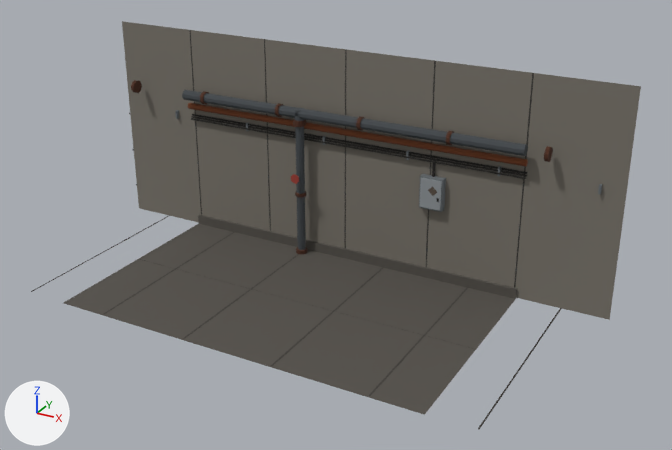
An edit to the glTF model export/shelter_living_concrete_normal_mid.glb, drawn before and after from the same camera.
Rendered twice from a 50 mm lens placed at (5.79, -7.81, 5.88), pointed at (0.57, 1.69, 1.13). Lighting does not change. The marker at lower left points along +X, +Y and +Z. The older version comes first. Vertices at exactly the same position are counted once.

The first picture shows 'shelter_living_concrete_normal_mid'.
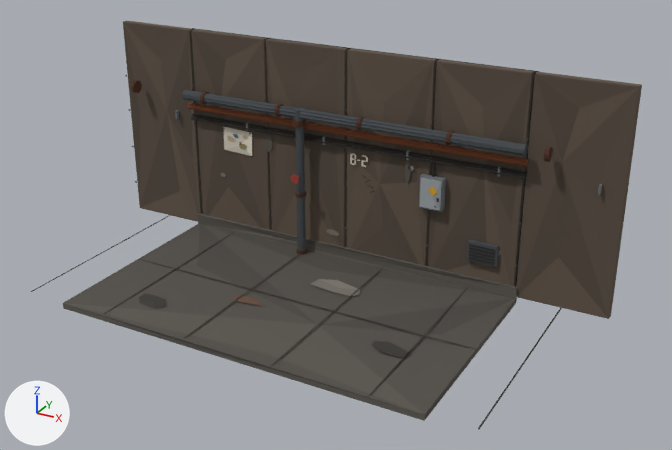
The edits, one by one:
me_shelter_living_concrete_normal_mid is used by ob_shelter_living_concrete_normal_mid; location (0.0, 0.0, 0.0).
me_shelter_living_concrete_normal_mid had 866 vertices, 1484 faces and spanned x -3.85..3.83, y -0.03..3.0, z 0.0..3.05.
me_shelter_living_concrete_normal_mid now has 2088 vertices, 3616 faces and spans x -3.86..3.83, y -0.03..3.12, z -0.08..3.05.
me_shelter_living_concrete_normal_mid part 1: a new loose piece, a box spanning x -2.6..2.6, y 1.49..1.51, z 0.0..0.003, in mat_palette (picture img_palette).
me_shelter_living_concrete_normal_mid part 2: the loose piece of 8 vertices spanning x -3.83..-2.57, y 3.0, z 0.0..3.05 is rebuilt with 63 vertices and now spans x -3.83..-2.58, y 3.0..3.1, z 0.0..3.05.
me_shelter_living_concrete_normal_mid part 3: the loose piece of 8 vertices spanning x -2.55..-1.29, y 3.0, z 0.0..3.05 is rebuilt with 63 vertices and now spans x -2.55..-1.29, y 3.0..3.1, z 0.0..3.05.
me_shelter_living_concrete_normal_mid part 4: the loose piece of 8 vertices spanning x -1.27..-0.01, y 3.0, z 0.0..3.05 is rebuilt with 63 vertices and now spans x -1.26..-0.01, y 3.0..3.1, z 0.0..3.05.
me_shelter_living_concrete_normal_mid part 5: the loose piece of 8 vertices spanning x 0.01..1.27, y 3.0, z 0.0..3.05 is rebuilt with 63 vertices and now spans x 0.01..1.26, y 3.0..3.1, z 0.0..3.05.
me_shelter_living_concrete_normal_mid part 6: the loose piece of 8 vertices spanning x 1.29..2.55, y 3.0, z 0.0..3.05 is rebuilt with 63 vertices and now spans x 1.29..2.55, y 3.0..3.1, z 0.0..3.05.
me_shelter_living_concrete_normal_mid part 7: the loose piece of 8 vertices spanning x 2.57..3.83, y 3.0, z 0.0..3.05 is rebuilt with 63 vertices and now spans x 2.58..3.83, y 3.0..3.1, z 0.0..3.05.
me_shelter_living_concrete_normal_mid part 8: the loose piece of 8 vertices spanning x -2.6..2.6, y 3.0, z 0.0..3.05 is rebuilt with 13 vertices and now spans x -2.6..2.6, y 3.09..3.12, z 0.0..3.05.
me_shelter_living_concrete_normal_mid part 9: 13 vertices moved from x -2.6..2.6, y -0.03..3.0, z 0.0..0.14 to x -2.59..2.6, y 1.77..3.0, z -0.08..0.05; 15 vertices removed from x -2.6..2.6, y -0.03..3.0, z 0.0..0.14; 454 vertices added at x -2.6..2.6, y -0.03..3.0, z -0.08..2.19.
me_shelter_living_concrete_normal_mid part 10: 1122 kept faces spanning x -3.55..3.54, y -0.03..3.0, z -0.05..2.21 get new texture (UV) coordinates.
Other edits to the shape of me_shelter_living_concrete_normal_mid do not show in these pictures.

What differs and where, as boxes (x1, y1, x2, y2) in the pictures (672 x 450 px):
'shelter_living_concrete_normal_mid', reshaped: before (31, 21, 641, 429); after (30, 21, 642, 429)
part 1 of me_shelter_living_concrete_normal_mid, added: after (139, 259, 476, 350)
part 2 of me_shelter_living_concrete_normal_mid, rebuilt: before (122, 21, 201, 222); after (123, 21, 203, 222)
part 3 of me_shelter_living_concrete_normal_mid, rebuilt: before (191, 30, 270, 231); after (191, 29, 272, 230)
part 4 of me_shelter_living_concrete_normal_mid, rebuilt: before (265, 39, 345, 248); after (266, 38, 348, 247)
part 5 of me_shelter_living_concrete_normal_mid, rebuilt: before (346, 50, 434, 267); after (346, 48, 437, 266)
part 6 of me_shelter_living_concrete_normal_mid, rebuilt: before (427, 61, 532, 288); after (428, 59, 534, 287)
part 7 of me_shelter_living_concrete_normal_mid, rebuilt: before (515, 73, 641, 320); after (516, 72, 642, 319)
part 8 of me_shelter_living_concrete_normal_mid, rebuilt: before (190, 30, 534, 288); after (192, 28, 539, 284)
part 9 of me_shelter_living_concrete_normal_mid, cut back: before (96, 215, 518, 409); after (63, 90, 527, 421)
part 10 of me_shelter_living_concrete_normal_mid, surface changed: before (104, 80, 602, 396); after (104, 80, 602, 409)
